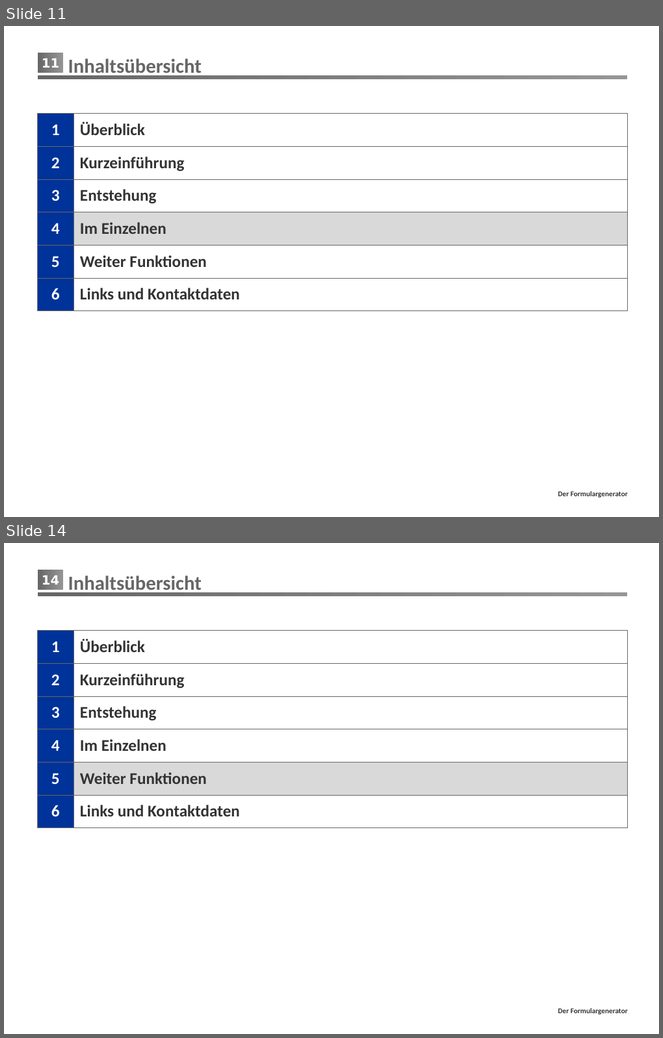
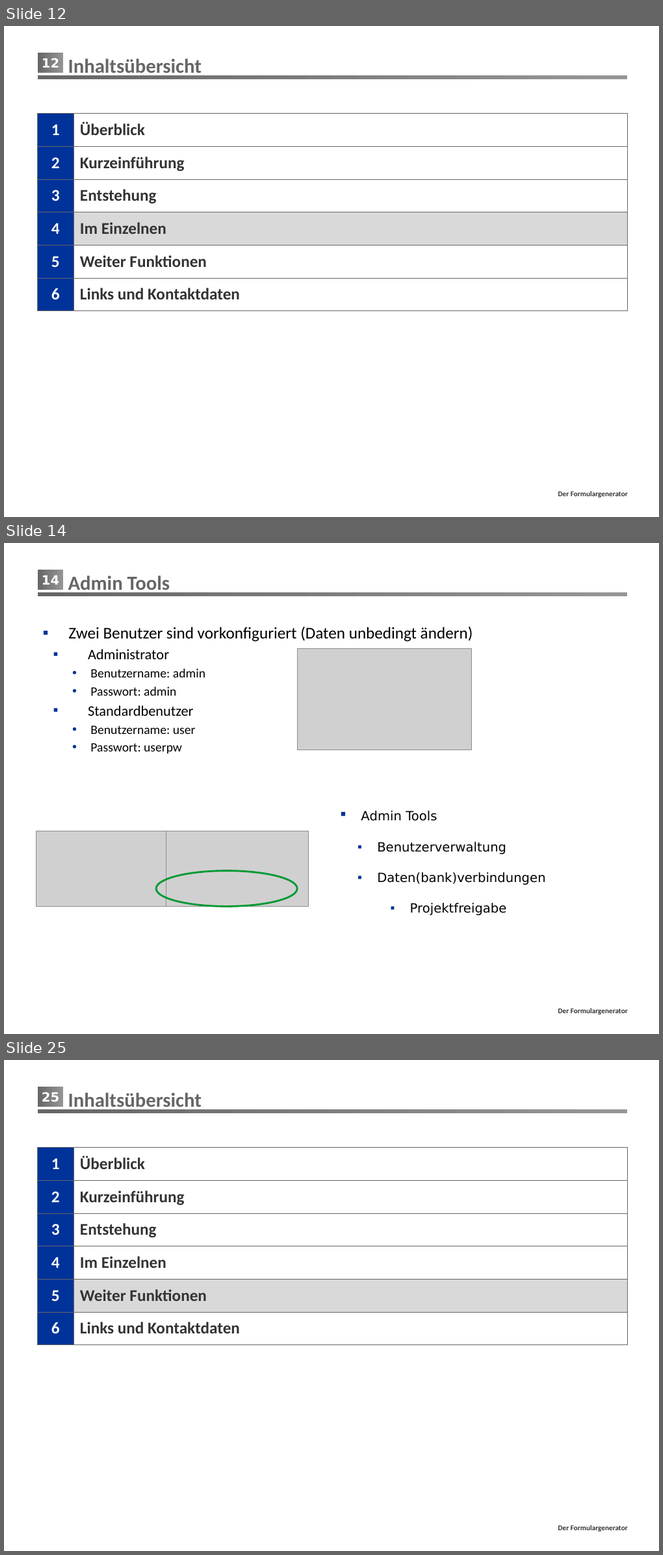
Before and after one commit to mrmorden74/formgen, a slide deck: Präsentation/FormGen.pptx. Shown one above the other, each under a label of ours: slides 11 and 14 before the commit, slides 12, 14 and 25 after it; the slides between them are not shown. The pictures are 663x1038 and 663x1555 pixels, drawn with LibreOffice and Linux fonts; fonts in the diff are those of the drawing; grey boxes stand for pictures; background and template pictures are left out. Boxes give left, top, right and bottom in pixels: in the first picture for what was removed or moved away, otherwise in the second. Text is boxed around its words. In the diff, an @@ line names an element or a change of style, - is before the commit and + after.

```diff
--- a/Präsentation/FormGen.pptx
+++ b/Präsentation/FormGen.pptx
@@ slide 14 added at (x1=4, y1=543, x2=659, y2=1034), background #FFFFFF; not listed: 3 template elements that a slide beside it also shows @@
@@ title added at (x1=68, y1=575, x2=170, y2=595), 22 pt, text #666666, bold @@
+Admin Tools
@@ text added at (x1=68, y1=626, x2=473, y2=754), 14 pt, text #000000 @@
+▪ Zwei Benutzer sind vorkonfiguriert (Daten unbedingt ändern)
+  ▪ Administrator
+    • Benutzername: admin
+    • Passwort: admin
+  ▪ Standardbenutzer
+    • Benutzername: user
+    • Passwort: userpw
@@ picture added at (x1=298, y1=648, x2=472, y2=751) @@
@@ text added at (x1=361, y1=811, x2=545, y2=915), 14 pt, text #000000 @@
+▪ Admin Tools
+  ▪ Benutzerverwaltung
+  ▪ Daten(bank)verbindungen
+    ▪ Projektfreigabe
@@ picture added at (x1=36, y1=832, x2=293, y2=906) @@
@@ picture added at (x1=166, y1=832, x2=309, y2=906) @@
@@ ellipse added at (x1=156, y1=871, x2=298, y2=906), outline #009933 2 pt @@
@@ what was slide 11 is now slide 12 @@
@@ page number at (x1=42, y1=58, x2=59, y2=68): text changed @@
-11
+12
@@ what was slide 14 is now slide 25 @@
@@ page number at (x1=42, y1=1092, x2=59, y2=1102): text changed @@
-14
+25
```
Also in this commit, not shown: 6 slides changed, 12 other slides added, 1 slide removed, 4 other files.
